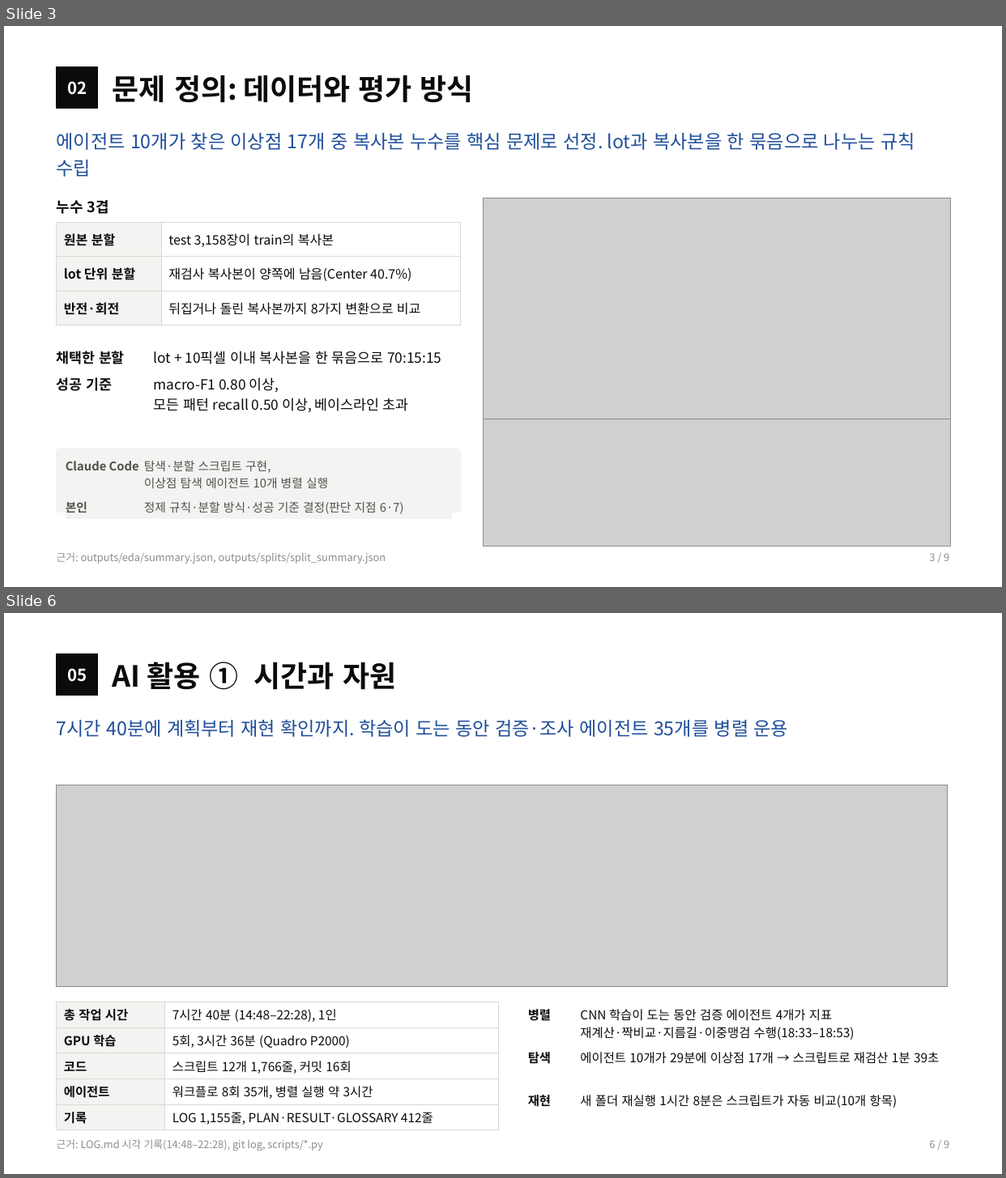
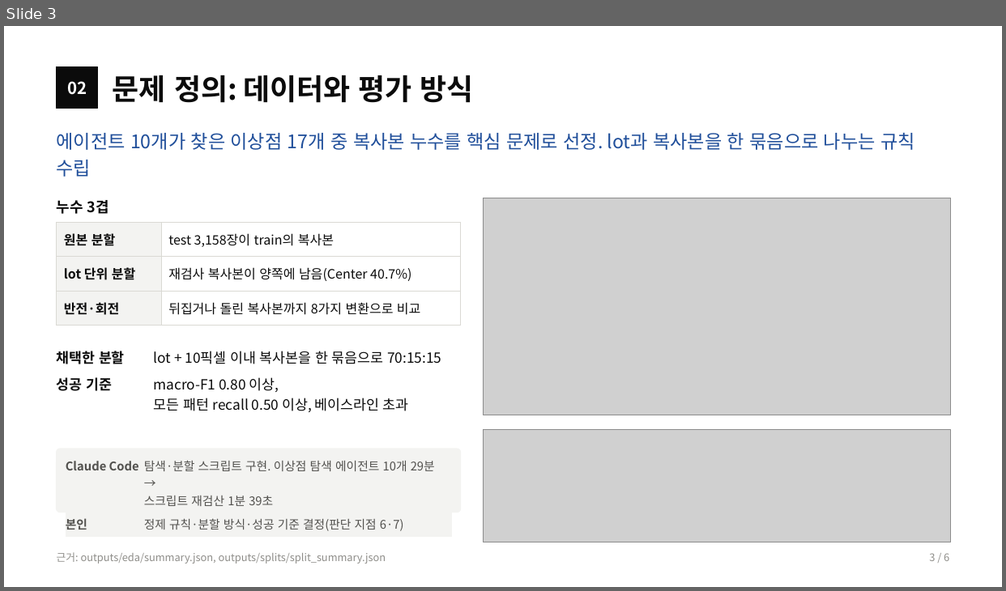
Before and after one commit to sl2ver/wm811k-wafer-defect-classification, a slide deck: portfolio/portfolio.pptx. Shown one above the other, each under a label of ours: slides 3 and 6 before the commit, slide 3 after it; the slides between them are not shown. The pictures are 1006x1178 and 1006x591 pixels, drawn with LibreOffice and Linux fonts; fonts in the diff are those of the drawing; grey boxes stand for pictures. Boxes give left, top, right and bottom in pixels: in the first picture for what was removed or moved away, otherwise in the second. Text is boxed around its words. In the diff, an @@ line names an element or a change of style, - is before the commit and + after.

```diff
--- a/portfolio/portfolio.pptx
+++ b/portfolio/portfolio.pptx
@@ slide 6 removed at <box>4,613,1002,1174</box>, background #FFFFFF @@
@@ rectangle removed at <box>57,654,98,696</box> @@
@@ text removed at <box>67,668,87,682</box> @@
-05
@@ text removed at <box>113,662,396,690</box> @@
-AI 활용 ① 시간과 자원
@@ text removed at <box>57,719,788,737</box> @@
-7시간 40분에 계획부터 재현 확인까지. 학습이 도는 동안 검증·조사 에이전트 35개를 병렬 운용
@@ picture removed at <box>57,786,948,987</box> @@
@@ table removed at <box>57,1003,498,1128</box>, 5 rows, 2 columns @@
-총 작업 시간 | 7시간 40분 (14:48–22:28), 1인
-GPU 학습 | 5회, 3시간 36분 (Quadro P2000)
-코드 | 스크립트 12개 1,766줄, 커밋 16회
-에이전트 | 워크플로 8회 35개, 병렬 실행 약 3시간
-기록 | LOG 1,155줄, PLAN·RESULT·GLOSSARY 412줄
@@ table removed at <box>528,1003,949,1111</box>, 3 rows, 2 columns @@
-병렬 | CNN 학습이 도는 동안 검증 에이전트 4개가 지표 재계산·짝비교·지름길·이중맹검 수행(18:33–18:53)
-탐색 | 에이전트 10개가 29분에 이상점 17개 → 스크립트로 재검산 1분 39초
-재현 | 새 폴더 재실행 1시간 8분은 스크립트가 자동 비교(10개 항목)
@@ text removed at <box>57,1139,322,1151</box> @@
-근거: LOG.md 시각 기록(14:48–22:28), git log, scripts/*.py
@@ text removed at <box>929,1140,949,1148</box> @@
-6 / 9
@@ slide 3 changed as well @@
@@ picture: place and size @@
-picture at <box>484,199,951,437</box>
+picture at <box>484,199,951,416</box>
@@ picture: place and size @@
-picture at <box>484,419,951,546</box>
+picture at <box>484,430,951,543</box>
@@ table at <box>66,454,452,535</box> @@
-row 1, column 2: 탐색·분할 스크립트 구현, 이상점 탐색 에이전트 10개 병렬 실행
+row 1, column 2: 탐색·분할 스크립트 구현. 이상점 탐색 에이전트 10개 29분 → 스크립트 재검산 1분 39초
```
Also in this commit, not shown: 4 other slides changed, 2 other slides removed, 18 other files.
